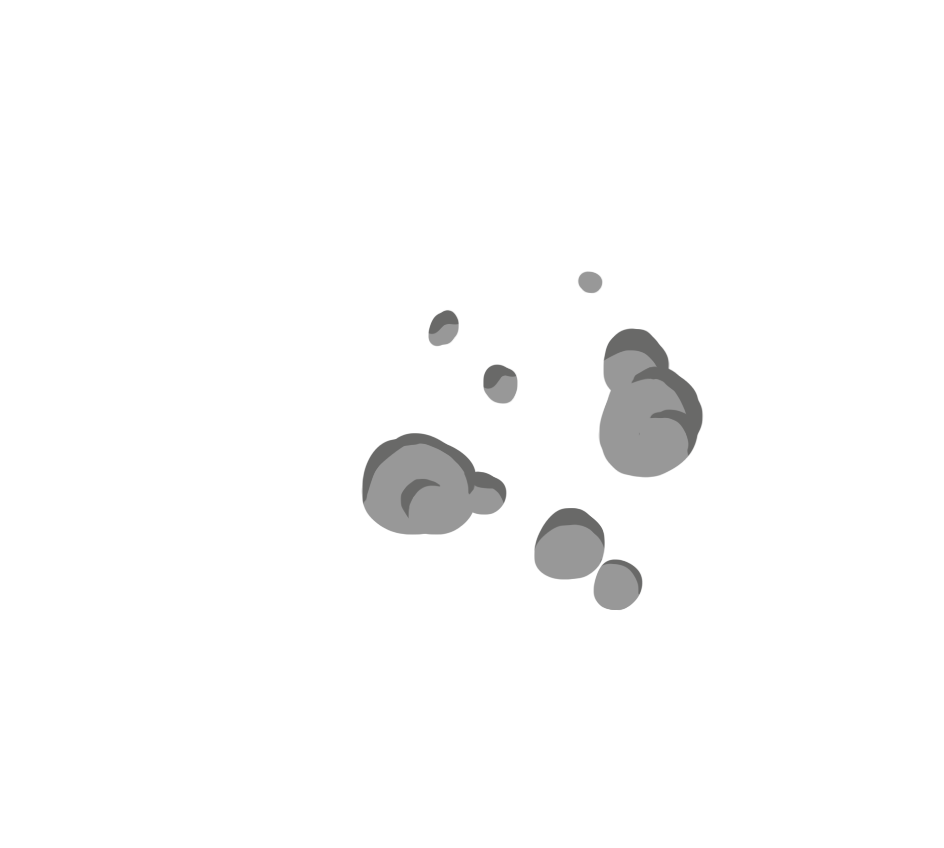
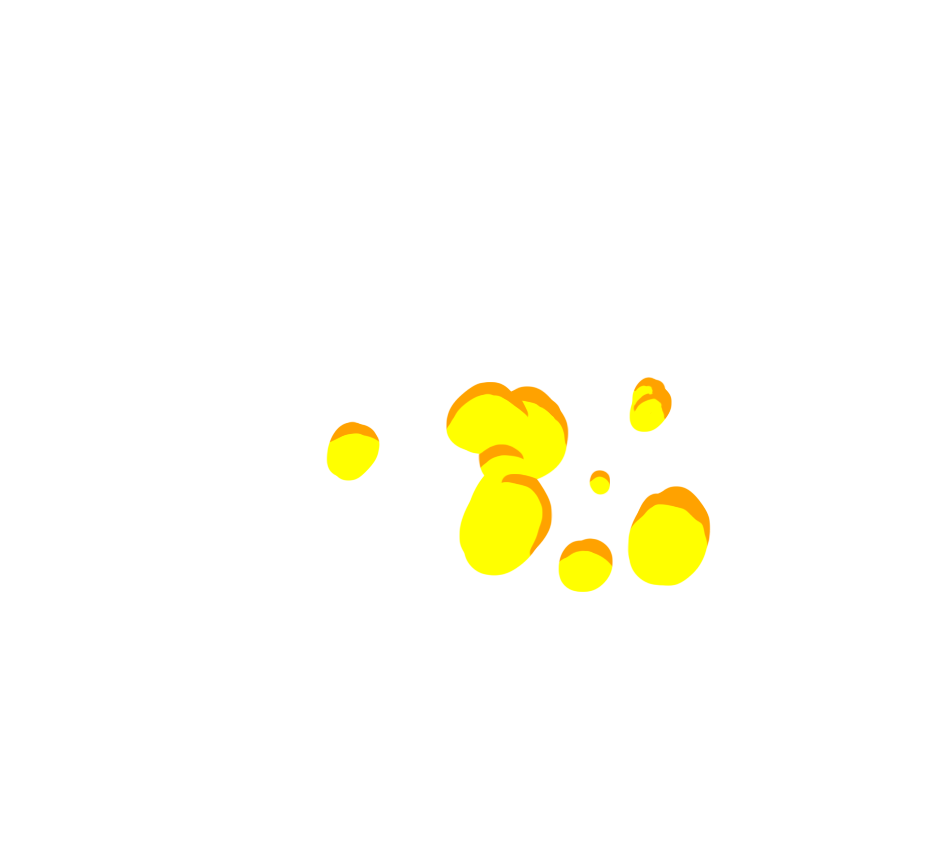
Layered file, before and after one edit (944 x 848). Changes by layer:
hid group "End" (6 layers) over (326, 271, 711, 611)
showed group "1" (3rd of 3, in "Begin") (2 layers) over (326, 367, 711, 592)
